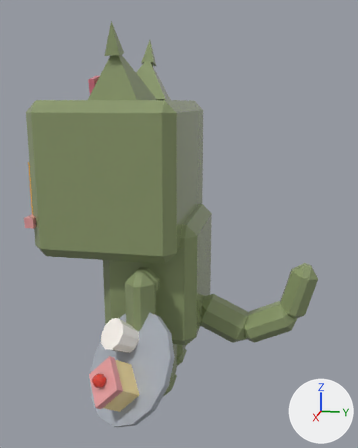
A saved change to the glTF model assets/cat-cafe/exports/CatCafe_Cat_Moss_Work.glb.
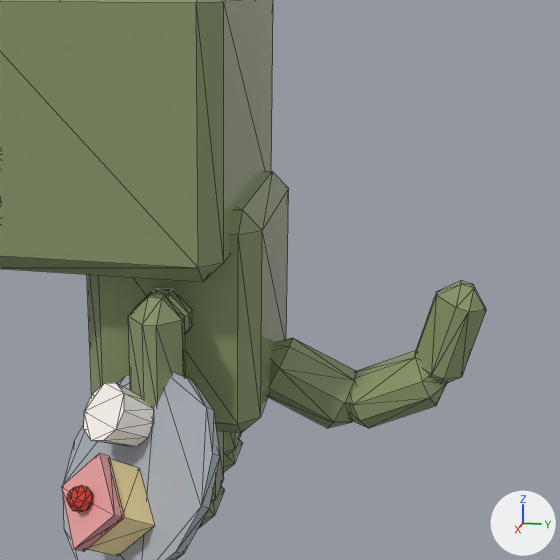
Each version appears first whole from a 50 mm lens placed at (2.738, 0.599, 1.663), pointed at (0.08, 0.068, 0.999), and next in a close-up on the part from 16% to 100% of the width and 25% to 92% of the height. Arrows for +X, +Y and +Z are at lower right; the lights stay in place. The first two pictures are the older version. The close-ups show mesh edges as thin lines. Vertices at exactly the same position are counted once.

Objects in the first close-up: 'CatCafe_Cat_Moss_Work_Body', 'CatCafe_Cat_Moss_Work_Head', 'CatCafe_Cat_Moss_Work_Held_Waiter', 'CatCafe_Cat_Moss_Work_LegB1', 'CatCafe_Cat_Moss_Work_LegF1', 'CatCafe_Cat_Moss_Work_Tail' and 1 more.
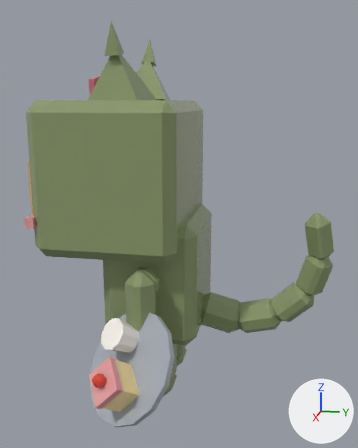
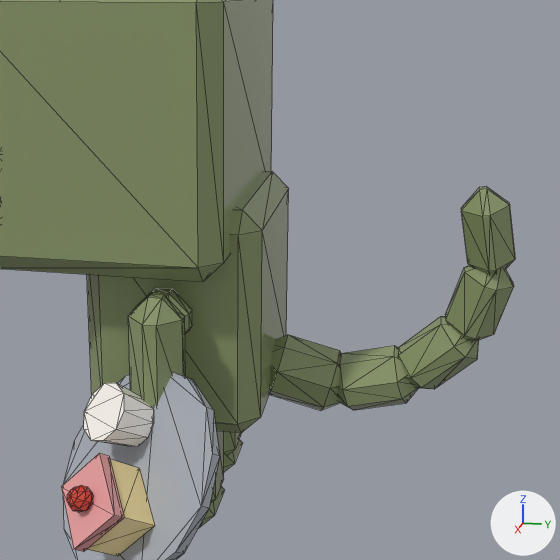
What differs and where, as boxes (x1, y1, x2, y2) in the close-ups (560 x 560 px):
'CatCafe_Cat_Moss_Work_Tail', reshaped (13% wider, 50% taller)
    before: (268, 280, 486, 428)
    after: (269, 187, 515, 410)
part 1 of me_catcafe_cat_moss_work_tail, rebuilt (18% narrower, 16% shorter)
    before: (268, 338, 356, 428)
    after: (269, 335, 341, 410)
part 2 of me_catcafe_cat_moss_work_tail, rebuilt (17% narrower, 15% shorter)
    before: (350, 351, 447, 428)
    after: (338, 345, 418, 410)
part 3 of me_catcafe_cat_moss_work_tail, rebuilt (14% wider, 30% shorter)
    before: (415, 280, 486, 384)
    after: (398, 316, 479, 389)
part 4 of me_catcafe_cat_moss_work_tail, added (green)
    after: (445, 265, 514, 342)
part 5 of me_catcafe_cat_moss_work_tail, added (green)
    after: (461, 187, 515, 274)

The edits, one by one:
me_catcafe_cat_moss_work_tail is used by ob_catcafe_cat_moss_work_tail; location (0.0, 0.19, 0.475).
me_catcafe_cat_moss_work_tail had 72 vertices, 132 faces and spanned x -0.095..0.095, y -0.042..0.656, z -0.195..0.308.
me_catcafe_cat_moss_work_tail now has 120 vertices, 220 faces and spans x -0.109..0.166, y -0.037..0.724, z -0.148..0.628.
me_catcafe_cat_moss_work_tail part 1: the loose piece of 24 vertices spanning x -0.095..0.095, y -0.042..0.3, z -0.195..0.074 is rebuilt with 24 vertices and now spans x -0.109..0.099, y -0.037..0.258, z -0.148..0.09.
me_catcafe_cat_moss_work_tail part 2: the loose piece of 24 vertices spanning x -0.086..0.086, y 0.22..0.554, z -0.186..0.065 is rebuilt with 24 vertices and now spans x -0.101..0.09, y 0.185..0.476, z -0.14..0.082.
me_catcafe_cat_moss_work_tail part 3: the loose piece of 24 vertices spanning x -0.076..0.076, y 0.451..0.656, z -0.032..0.308 is rebuilt with 24 vertices and now spans x -0.079..0.107, y 0.404..0.639, z -0.041..0.199.
me_catcafe_cat_moss_work_tail part 4: a new loose piece of 24 vertices spanning x -0.04..0.135, y 0.538..0.724, z 0.125..0.41, in mat_catcafe_palette.
me_catcafe_cat_moss_work_tail part 5: a new loose piece of 24 vertices spanning x 0.005..0.166, y 0.561..0.721, z 0.345..0.628, in mat_catcafe_palette.
